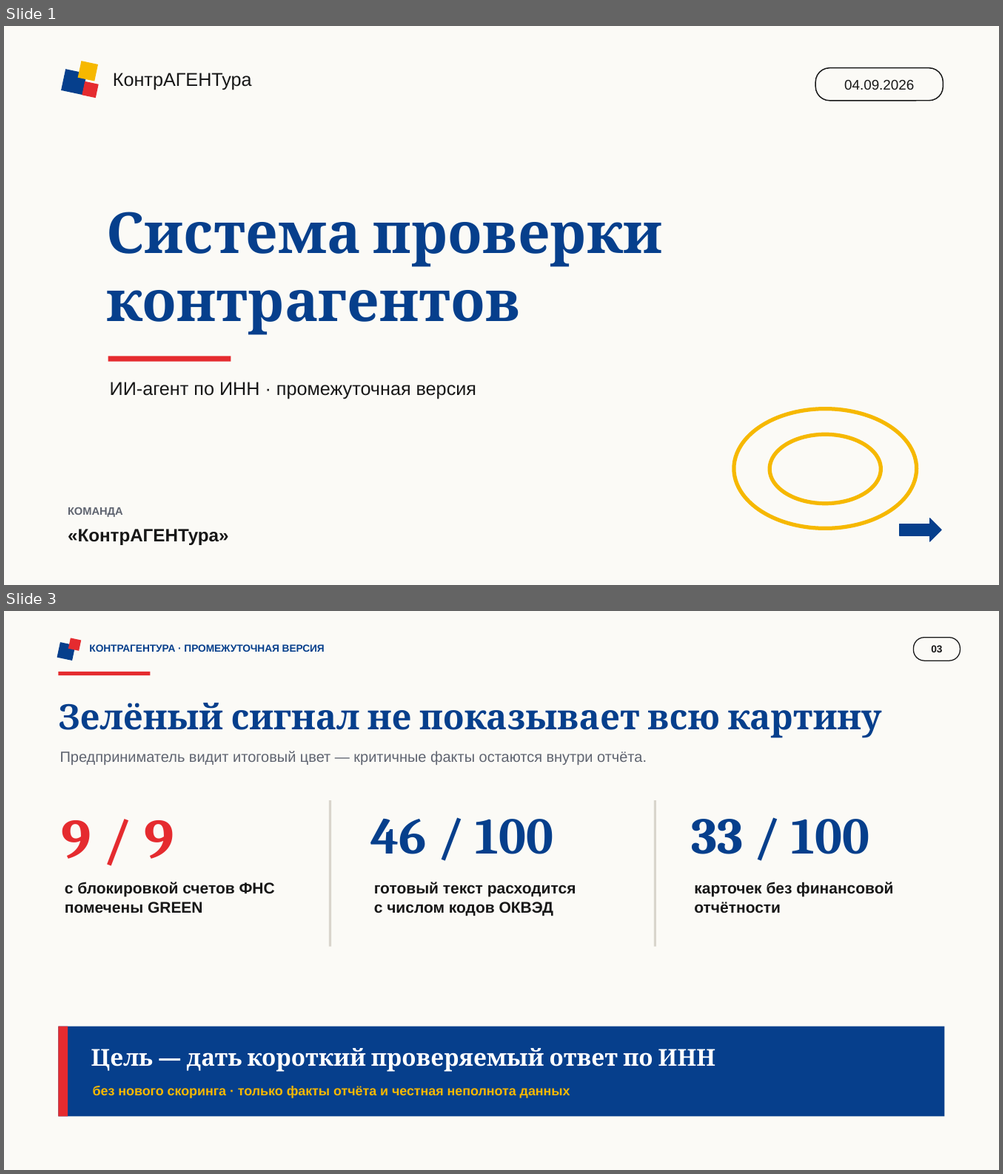
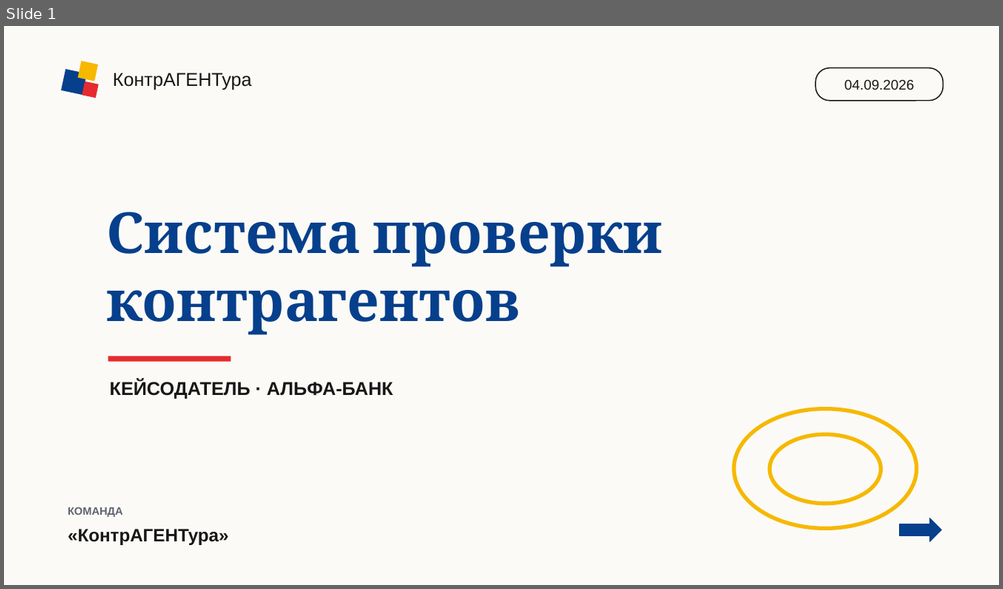
Before and after one commit to Angmtlln/xaxaton, a slide deck: output/presentations/kontragentura_intermediate_pitch.pptx. Shown one above the other, each under a label of ours: slides 1 and 3 before the commit, slide 1 after it; the slides between them are not shown. The pictures are 1003x1174 and 1003x589 pixels, drawn with LibreOffice and Linux fonts; fonts in the diff are those of the drawing. Boxes give left, top, right and bottom in pixels: in the first picture for what was removed or moved away, otherwise in the second. Text is boxed around its words. In the diff, an @@ line names an element or a change of style, - is before the commit and + after.

```diff
--- a/output/presentations/kontragentura_intermediate_pitch.pptx
+++ b/output/presentations/kontragentura_intermediate_pitch.pptx
@@ slide 3 removed at [4, 611, 999, 1170], background #FBFAF6 @@
@@ rectangle removed at [57, 642, 76, 661] @@
@@ rectangle removed at [68, 638, 82, 652] @@
@@ text removed at [89, 644, 324, 652] @@
-КОНТРАГЕНТУРА · ПРОМЕЖУТОЧНАЯ ВЕРСИЯ
@@ rounded rectangle removed at [913, 637, 960, 661] @@
-03
@@ rectangle removed at [59, 672, 151, 675] @@
@@ text removed at [58, 703, 882, 738] @@
-Зелёный сигнал не показывает всю картину
@@ text removed at [60, 751, 646, 765] @@
-Предприниматель видит итоговый цвет — критичные факты остаются внутри отчёта.
@@ rectangle removed at [329, 800, 331, 947] @@
@@ rectangle removed at [654, 800, 656, 947] @@
@@ text removed at [62, 820, 174, 859] @@
-9 / 9
@@ text removed at [371, 818, 554, 854] @@
-46 / 100
@@ text removed at [691, 819, 870, 854] @@
-33 / 100
@@ text removed at [65, 882, 275, 914] @@
-с блокировкой счетов ФНС
-помечены GREEN
@@ text removed at [374, 882, 576, 917] @@
-готовый текст расходится
-с числом кодов ОКВЭД
@@ text removed at [694, 882, 893, 914] @@
-карточек без финансовой
-отчётности
@@ rectangle removed at [59, 1027, 945, 1117] @@
@@ rectangle removed at [59, 1027, 68, 1117] @@
@@ text removed at [91, 1048, 715, 1072] @@
-Цель — дать короткий проверяемый ответ по ИНН
@@ text removed at [93, 1086, 570, 1099] @@
-без нового скоринга · только факты отчёта и честная неполнота данных
@@ slide 1 changed as well @@
@@ text at [110, 380, 393, 399]: text changed; bold on @@
-ИИ-агент по ИНН · промежуточная версия
+КЕЙСОДАТЕЛЬ · АЛЬФА-БАНК
```
Also in this commit, not shown: 4 other slides changed, 1 slide added, 1 other file.
